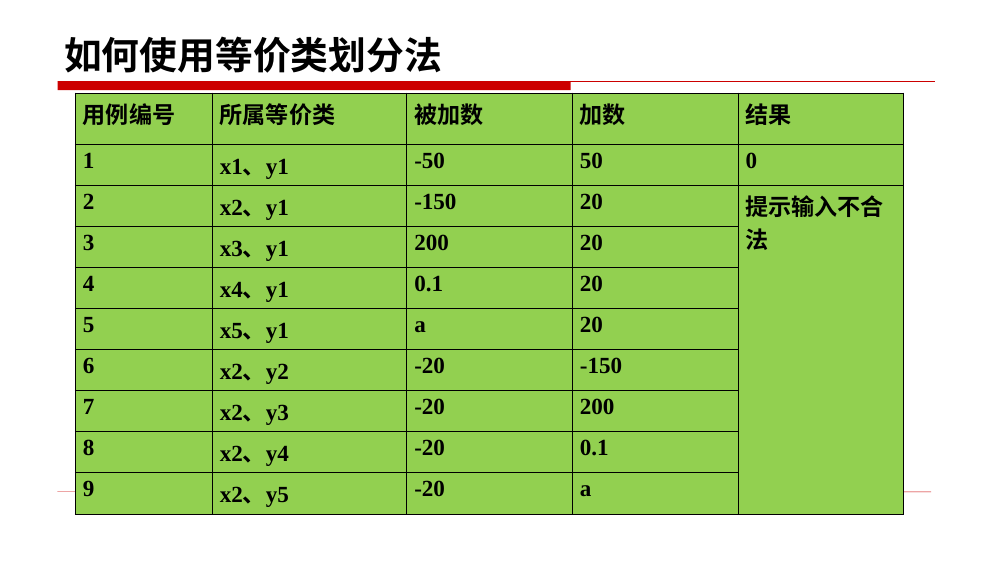
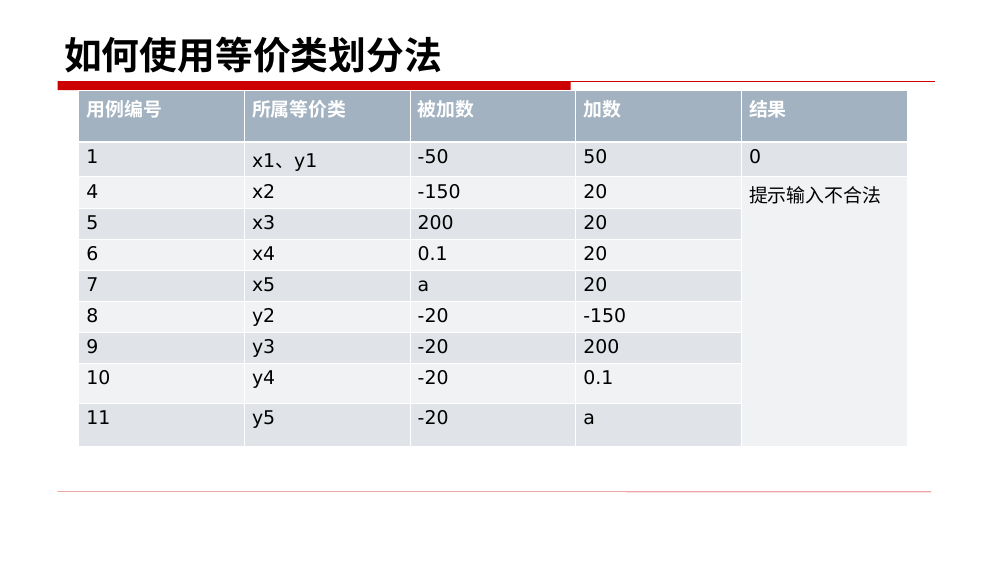
Before and after one commit to edu2act/course-foundation-software-tesing, a slide deck: slide 33 of materials/slides/3.1.pptx (slide 32 before the commit). Drawn at 1008x567 pixels with LibreOffice and Linux fonts; fonts in the diff are those of the drawing. Boxes give left, top, right and bottom in pixels: in the first picture for what was removed or moved away, otherwise in the second. Text is boxed around its words. In the diff, an @@ line names an element or a change of style, - is before the commit and + after.

```diff
--- a/materials/slides/3.1.pptx
+++ b/materials/slides/3.1.pptx
@@ table at box(79, 91, 907, 442) @@
-row 3, column 1: 2
+row 3, column 1: 4
-row 3, column 2: x2、y1
+row 3, column 2: x2
-row 4, column 1: 3
+row 4, column 1: 5
-row 4, column 2: x3、y1
+row 4, column 2: x3
-row 5, column 1: 4
+row 5, column 1: 6
-row 5, column 2: x4、y1
+row 5, column 2: x4
-row 6, column 1: 5
+row 6, column 1: 7
-row 6, column 2: x5、y1
+row 6, column 2: x5
-row 7, column 1: 6
+row 7, column 1: 8
-row 7, column 2: x2、y2
+row 7, column 2: y2
-row 8, column 1: 7
+row 8, column 1: 9
-row 8, column 2: x2、y3
+row 8, column 2: y3
-row 9, column 1: 8
+row 9, column 1: 10
-row 9, column 2: x2、y4
+row 9, column 2: y4
-row 10, column 1: 9
+row 10, column 1: 11
-row 10, column 2: x2、y5
+row 10, column 2: y5
@@ fill #92D050 to #A3B2C1 in row 1 @@
@@ fill #92D050 to #E0E4E9 in 21 cells @@
@@ fill #92D050 to #F0F2F4 in 17 cells @@
@@ size 22 to 18 pt, font Times New Roman to DejaVu Sans in "用例编号", "所属等价类", "被加数", "加数" and 23 more places @@
@@ text colour #000000 to #FFFFFF in "用例编号", "所属等价类", "被加数", "加数" and 1 more places @@
@@ bold off in "1", "x1、y1", "-50", "50" and 18 more places @@
@@ borders changed @@
```
Also in this commit, not shown: 24 other slides changed, 5 slides added, 6 slides removed, 36 other files.
